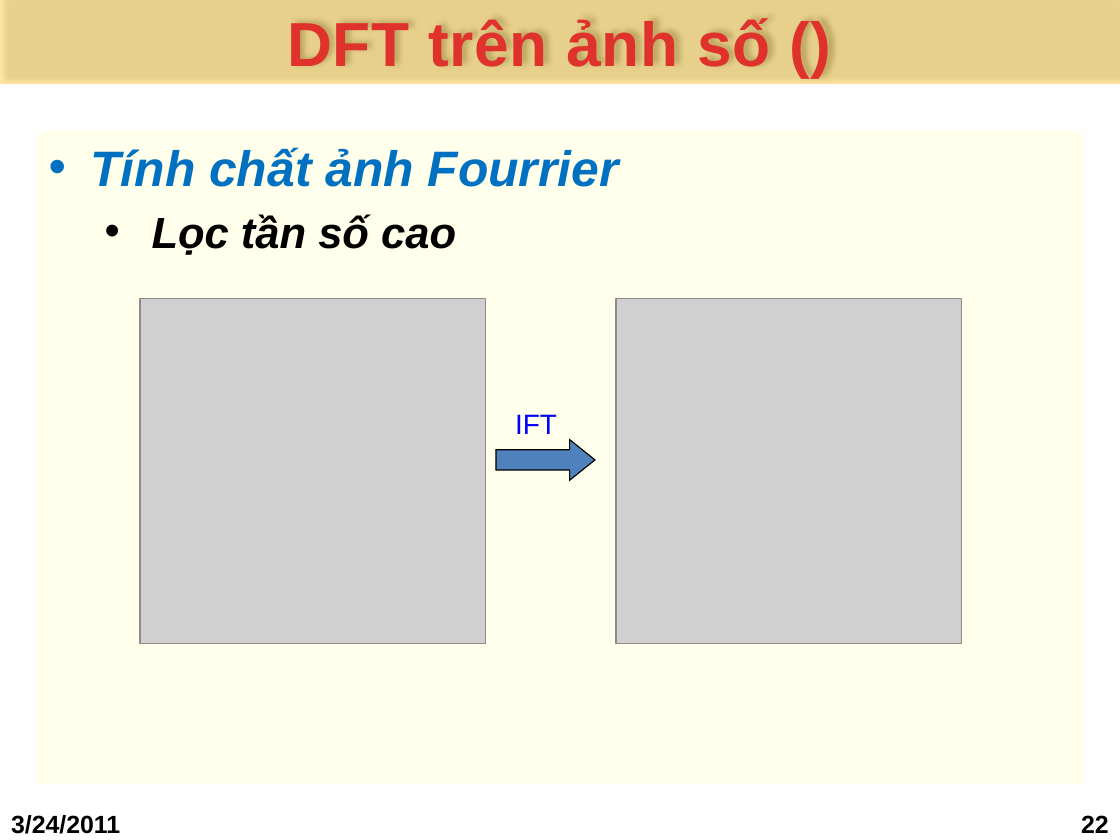
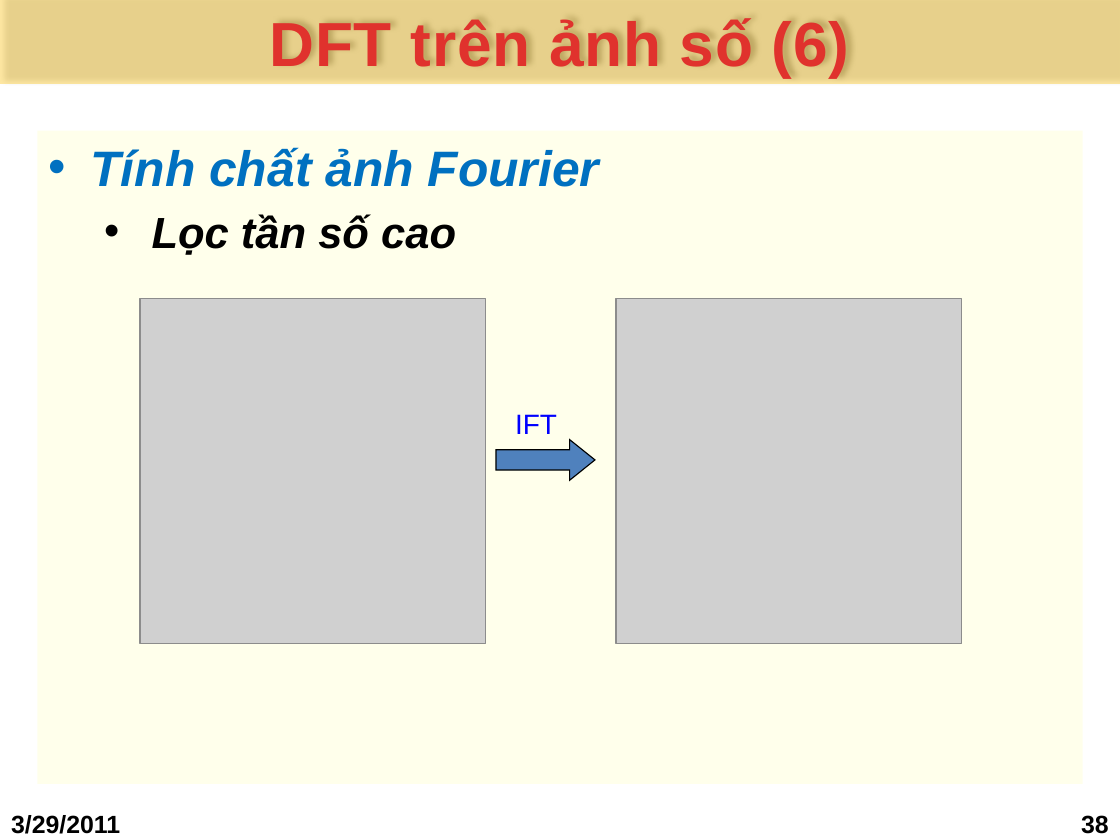
Before and after one commit to bomong/steganography-khtn-2011, a slide deck: slide 38 of Seminar DFT/1.Bao cao/_ADL_DFT(draft).pptx (slide 22 before the commit). Drawn at 1120x840 pixels with LibreOffice and Linux fonts; fonts in the diff are those of the drawing; grey boxes stand for pictures; background and template pictures are left out. Boxes give left, top, right and bottom in pixels: in the first picture for what was removed or moved away, otherwise in the second. Text is boxed around its words. In the diff, an @@ line names an element or a change of style, - is before the commit and + after.

```diff
--- a/Seminar DFT/1.Bao cao/_ADL_DFT(draft).pptx
+++ b/Seminar DFT/1.Bao cao/_ADL_DFT(draft).pptx
@@ title at (270, 18, 849, 78): text changed @@
-DFT trên ảnh số ()
+DFT trên ảnh số (6)
@@ text at (91, 147, 599, 187): text changed @@
-• Tính chất ảnh Fourrier
+• Tính chất ảnh Fourier
@@ text at (11, 815, 120, 834): text changed @@
-3/24/2011
+3/29/2011
@@ page number at (1081, 815, 1109, 834): text changed @@
-22
+38
```
Also in this commit, not shown: 27 other slides changed, 19 slides added, 15 other files.
